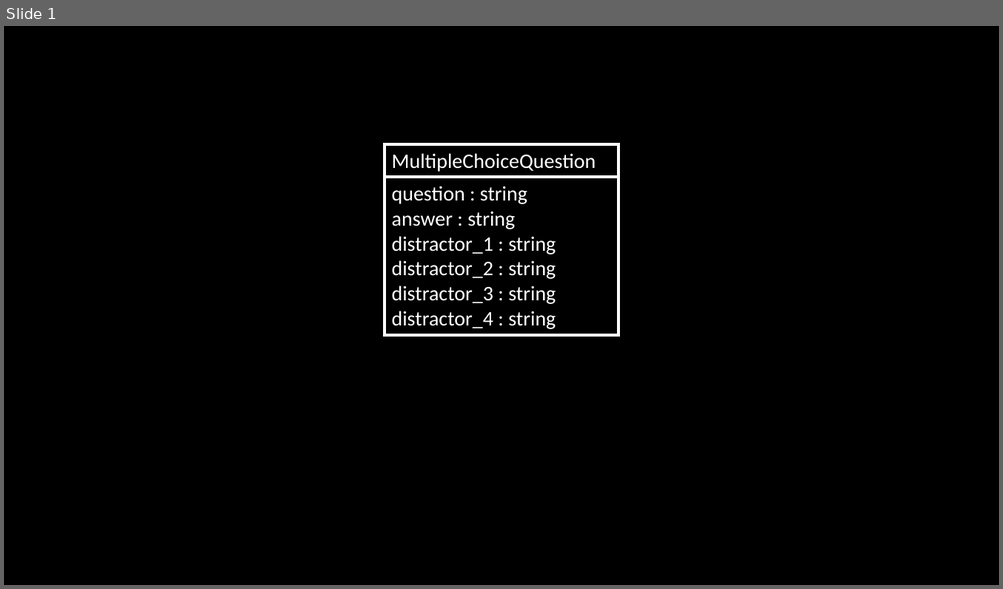
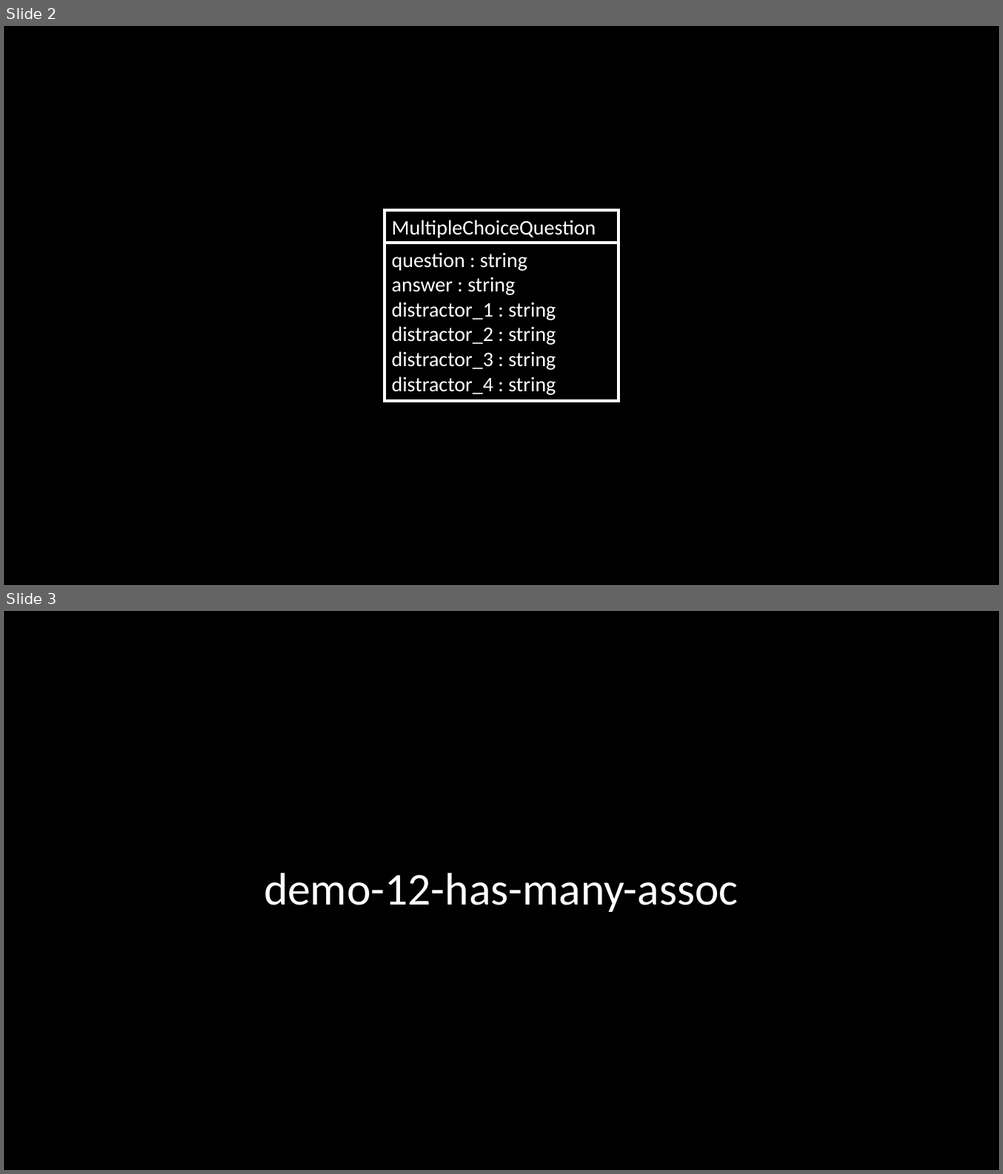
Before and after one commit to scott-fleming/wapp, a slide deck: docs/model-class-diagram.pptx. Shown one above the other, each under a label of ours: slide 1 before the commit, slides 2 and 3 after it. The pictures are 1003x589 and 1003x1174 pixels, drawn with LibreOffice and Linux fonts; fonts in the diff are those of the drawing. Boxes give left, top, right and bottom in pixels: in the first picture for what was removed or moved away, otherwise in the second. Text is boxed around its words. In the diff, an @@ line names an element or a change of style, - is before the commit and + after.

```diff
--- a/docs/model-class-diagram.pptx
+++ b/docs/model-class-diagram.pptx
@@ slide 3 added at <box>4,611,999,1170</box>, background #000000 @@
@@ title added at <box>264,873,738,912</box>, 44 pt, text #FFFFFF @@
+demo-12-has-many-assoc
@@ what was slide 1 is now slide 2 @@
@@ slide 2 changed as well @@
@@ rectangle "MultipleChoiceQuestion": place and size @@
-rectangle "MultipleChoiceQuestion" at <box>384,144,619,178</box>
+rectangle "MultipleChoiceQuestion" at <box>384,210,619,243</box>
@@ rectangle "question : string": place and size @@
-rectangle "question : string" at <box>384,177,619,335</box>
+rectangle "question : string" at <box>384,243,619,401</box>
```
Also in this commit, not shown: 2 other slides added, 8 other files.
